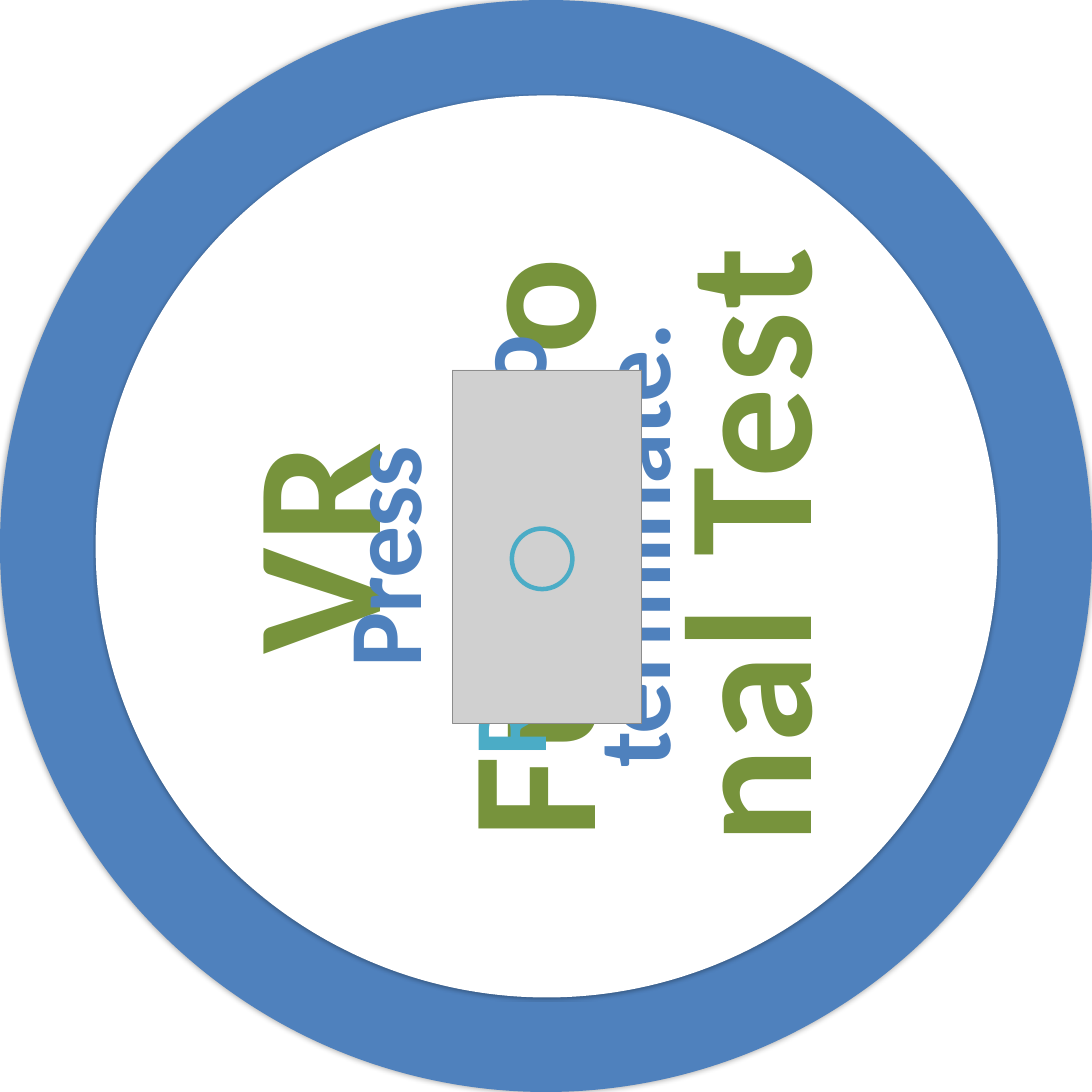
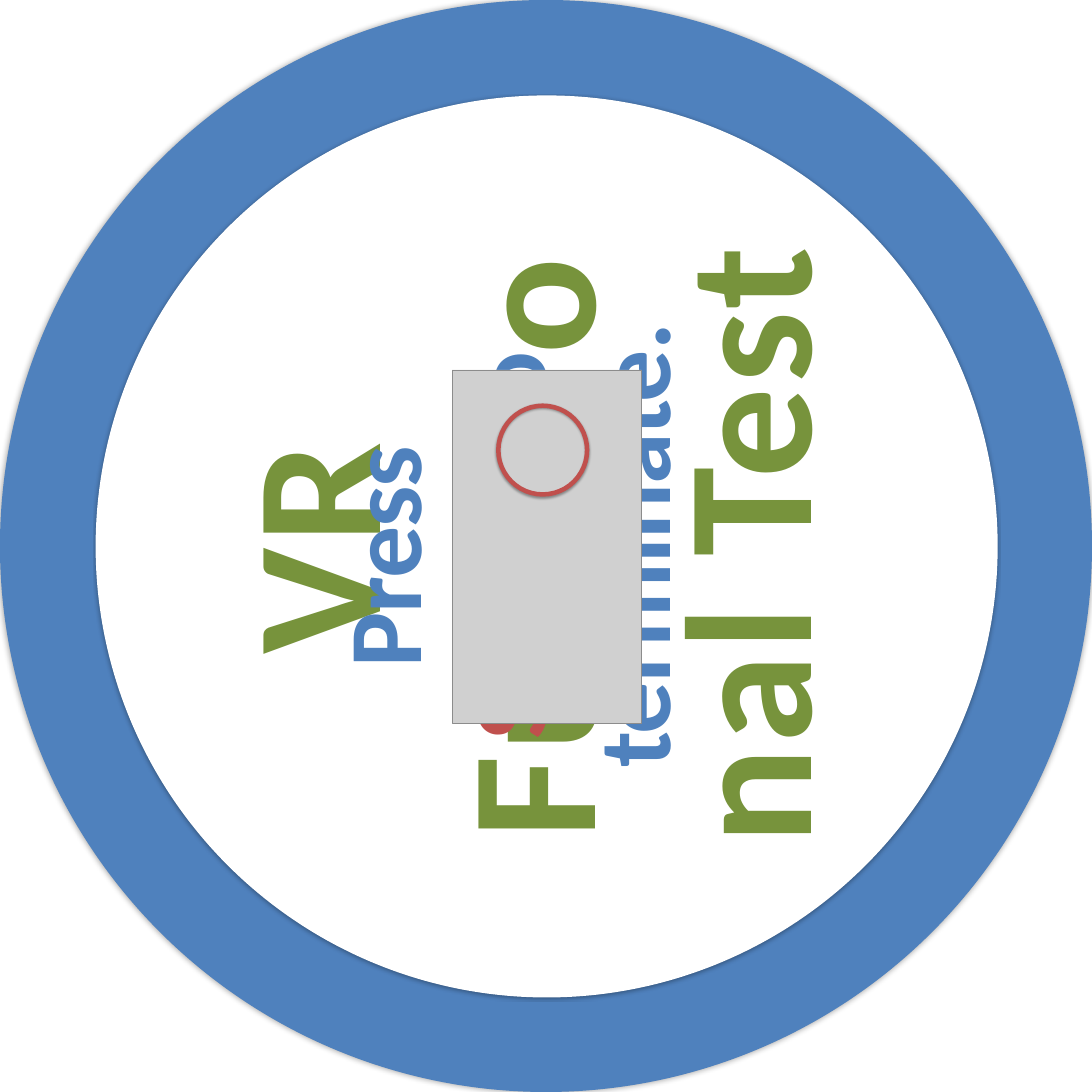
Before and after one commit to PsyPhy/GripGraspISS, a slide deck: slide 17 of Source Code/GraspBMPs/GraspCircularPrompts.pptx. Drawn at 1092x1092 pixels with LibreOffice and Linux fonts; fonts in the diff are those of the drawing; grey boxes stand for pictures. Boxes give left, top, right and bottom in pixels: in the first picture for what was removed or moved away, otherwise in the second. Text is boxed around its words. In the diff, an @@ line names an element or a change of style, - is before the commit and + after.

```diff
--- a/Source Code/GraspBMPs/GraspCircularPrompts.pptx
+++ b/Source Code/GraspBMPs/GraspCircularPrompts.pptx
@@ text at box(323, 360, 699, 753): text changed @@
-Press Return to terminate.
+Press Select to terminate.
@@ ellipse: place and size @@
-ellipse at box(512, 529, 573, 589)
+ellipse at box(498, 406, 587, 495)
@@ ellipse at box(498, 406, 587, 495): outline #4BACC6 6 pt to #C0504D 6 pt; shadow on @@
```
Also in this commit, not shown: 2 other slides changed, 35 other files.
